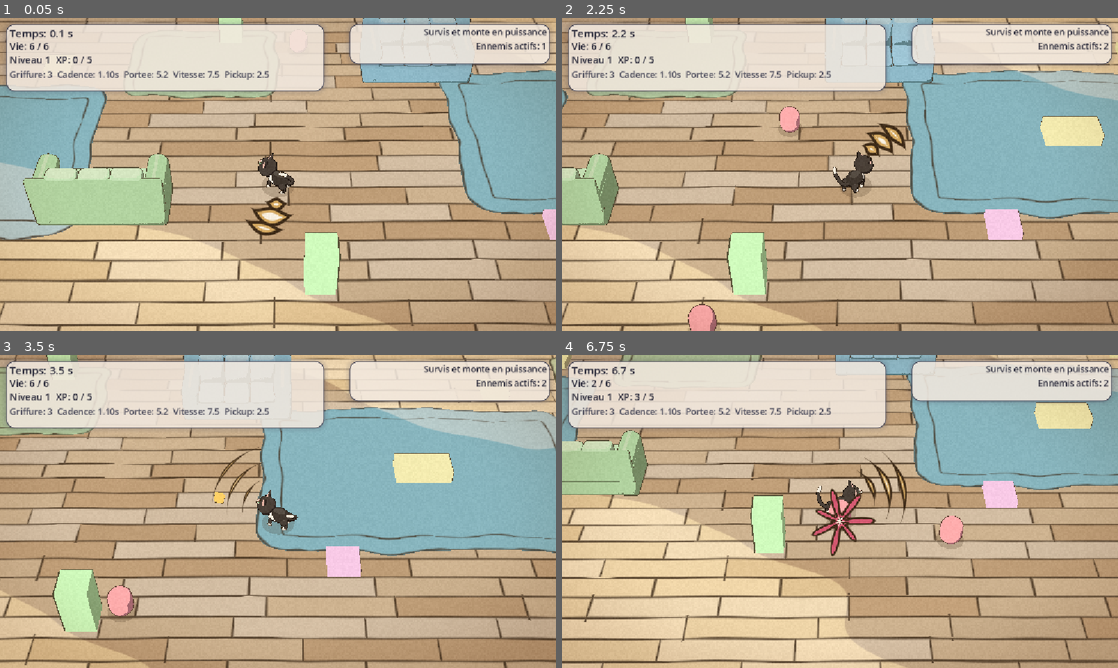
Above: before the commit, frames 1-4 (two rows, left to right).
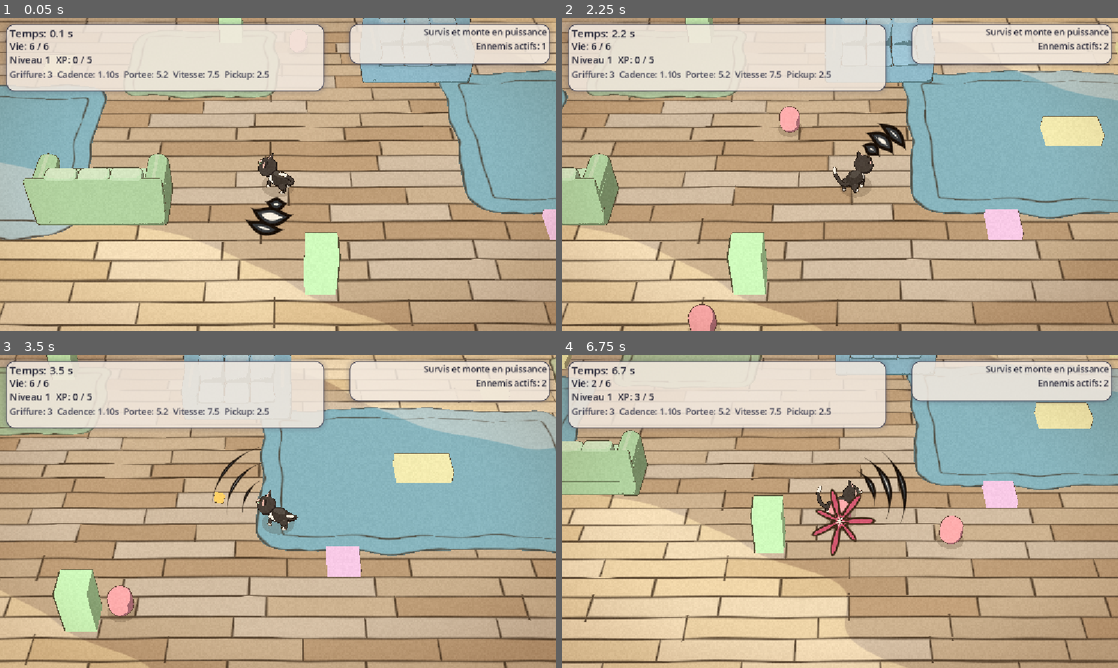
Above: after the commit, the same moments.

Repository: piiieeere/zeucozy
Game: Godot game, scene res://scenes/main.tscn
Two runs of this game, one before a commit and one after it. Both use one fixed random seed, a clock stepped at 60 frames per second and the inputs below.
Inputs (mouse positions are in pixels of both pictures, inside the frame that each line leads up to):
- Up to frame 1 (0.05 s): no input
- Up to frame 2 (2.25 s): tap Enter at 0.5 s; move the mouse to (962, 158) at 0.52 s; hold Right (ui_right) 0.53-1.25 s; tap O at 0.6 s; click (962, 158) at 0.67 s; drag from (728, 190) to (812, 237) at 1.27 s; move the mouse to (895, 105) at 2.02 s; hold Right (ui_right) from 2.03 s (still down); tap R at 2.1 s
- Up to frame 3 (3.5 s): release Right (ui_right) at 2.75 s; drag from (250, 574) to (111, 464) at 2.77 s
- Up to frame 4 (6.75 s): move the mouse to (1006, 558) at 3.52 s; hold Left (ui_left) 3.53-4.25 s; tap 2 at 3.6 s; drag from (673, 464) to (756, 433) at 4.27 s; move the mouse to (867, 511) at 5.02 s; hold Down (ui_down) 5.03-5.75 s; tap 4 at 5.1 s; click (867, 511) at 5.17 s; drag from (756, 433) to (728, 527) at 5.77 s; move the mouse to (962, 495) at 6.52 s; hold Up (ui_up) from 6.53 s (still down); tap 6 at 6.6 s

The runs differ from the first frame. In frame 1, 0.5% of the frame differs, in the area x 44-53%, y 57-70%; in frame 2, 0.4%; in frame 3, 0.1%; in frame 4, 0.3%.

Commit message:
feat: update claw attack shader colors and descriptions for consistency

Diff:
--- a/shaders/claw_slash.gdshader
+++ b/shaders/claw_slash.gdshader
@@ -12,12 +12,13 @@
 //
 // Le vocabulaire est celui du reste du jeu :
 //   * deux tons de cluster, francs, sans degrade (variante A, §2bis) ;
-//   * un trait d'encre epais, brun chaud #3D2B1A, jamais noir (§4) ;
+//   * un trait d'encre epais, brun tres sombre, jamais noir pur (§4) ;
 //   * des griffes INEGALES — trois traits identiques feraient une fourchette.
 //
-// Couleurs : creme chaud + ambre, PAS le rose-rouge #D45870. Ce rose est le
-// "hit feedback" de §4, et il est deja pris par l'eclat qui marque le chat
-// TOUCHE. Deux evenements opposes ne peuvent pas partager une couleur.
+// Couleurs : gris anthracite + coeur creme depuis le 2026-08-16 (le corps etait
+// l'ambre Ghibli jusque-la). Toujours PAS le rose-rouge #D45870 : ce rose est
+// le "hit feedback" de §4, deja pris par l'eclat qui marque le chat TOUCHE, et
+// deux evenements opposes ne peuvent pas partager une couleur.
 //
 // Tout ce qui bouge est pose depuis claw_slash.gd, pose par pose. Ce shader ne
 // sait rien du temps : il dessine UNE pose (§7).
@@ -71,12 +72,25 @@
 uniform float roll = 0.0;
 
 group_uniforms couleurs;
-// Ambre Ghibli #D4A860 (§4) — le ton exterieur du cluster.
-uniform vec4 fill_color : source_color = vec4(0.831, 0.659, 0.376, 1.0);
+// Gris anthracite #37393B — le ton exterieur du cluster, celui qui donne sa
+// couleur a la griffure vue de loin. C'etait l'ambre Ghibli #D4A860 de §4
+// jusqu'au 2026-08-16. Anthracite quasi neutre et non le #383E42 canonique :
+// sur une palette parchemin, un gris qui tire au bleu se voit comme une tache
+// froide (meme raison que "jamais de blanc froid", §5).
+uniform vec4 fill_color : source_color = vec4(0.216, 0.224, 0.231, 1.0);
 // Creme chaud #F7EFE0 — le 2e ton, au coeur du trait. Jamais un blanc froid (§5).
 uniform vec4 core_color : source_color = vec4(0.969, 0.937, 0.878, 1.0);
-// Trait brun chaud #3D2B1A (§4). Jamais de noir pur, pas plus ici qu'ailleurs.
-uniform vec4 ink_color : source_color = vec4(0.239, 0.169, 0.102, 1.0);
+// Trait brun tres sombre #1A120C. Jamais de noir pur, pas plus ici qu'ailleurs.
+//
+// C'etait le brun chaud #3D2B1A de §4 tant que le corps etait ambre. Il a du
+// suivre le passage a l'anthracite, EXACTEMENT comme sur le pelage tuxedo et
+// pour la meme raison : le trait doit rester plus sombre que l'aplat qu'il
+// cerne. Mesure sur les frames — #3D2B1A est a 0,182 de luminance contre 0,216
+// pour l'anthracite, soit 0,034 d'ecart : l'encre couvrait 1 968 px contre
+// 1 075 a l'aplat et les deux fusionnaient en une seule masse sombre, le
+// cluster 2 tons retombant a un seul ton (contre §2bis). #1A120C est a 0,078,
+// soit 4x plus d'ecart.
+uniform vec4 ink_color : source_color = vec4(0.102, 0.071, 0.047, 1.0);
 // Epaisseur du trait, en unites de quad. Epais, comme partout (variante A).
 uniform float ink : hint_range(0.0, 0.2) = 0.038;
 
